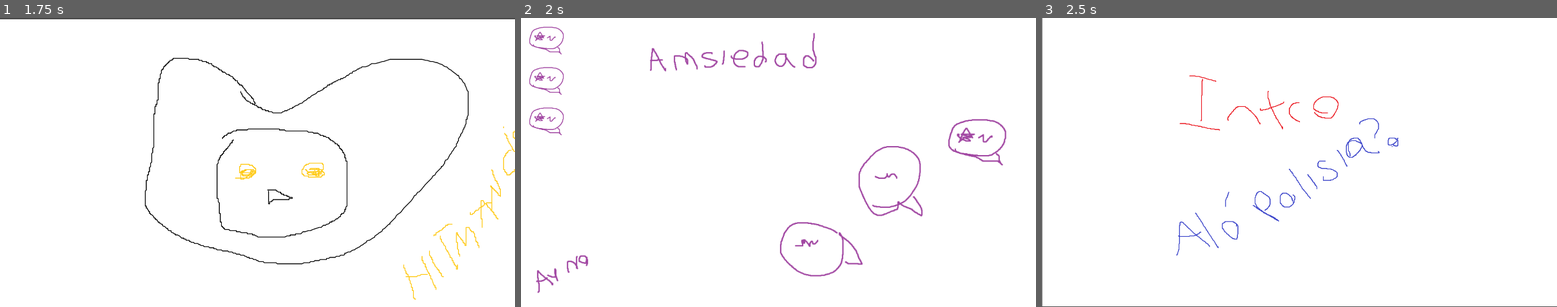
Above: before the commit, frames 1-3 (left to right).
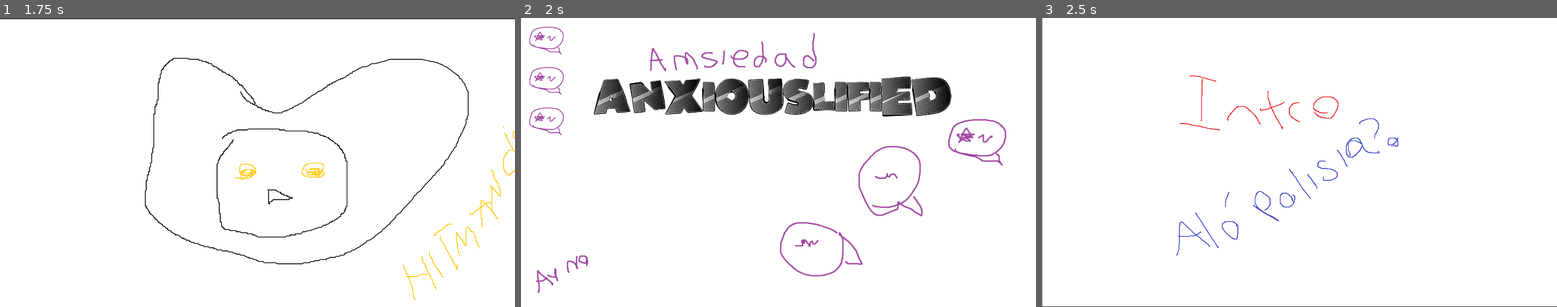
Above: after the commit, the same moments.

Repository: hitmancatgames/Juego-amsiedad
Game: Godot game, scene res://scenes/splashscreen/SplashScreen.tscn
Two runs of this game, one before a commit and one after it. Both use one fixed random seed, a clock stepped at 60 frames per second and the inputs below.
Inputs (mouse positions are in pixels of both pictures, inside the frame that each line leads up to):
- Up to frame 1 (1.75 s): tap Enter at 0.5 s; tap Space at 1.25 s
- Up to frame 2 (2 s): no input
- Up to frame 3 (2.5 s): click (1067, 38) at 2 s

Frame 1 is identical in both runs. In frame 2, 6.7% of the frame differs, in the area x 14-84%, y 20-35%; in frame 3, nothing differs.

Commit message:
game-name

Diff:
--- a/scenes/game-menu/Menu.tscn
+++ b/scenes/game-menu/Menu.tscn
@@ -1,15 +1,22 @@
-[gd_scene load_steps=5 format=2]
+[gd_scene load_steps=12 format=2]
 
 [ext_resource path="res://assets/game-menu/menu_button_1.png" type="Texture" id=1]
 [ext_resource path="res://assets/game-menu/menu_bg.png" type="Texture" id=2]
 [ext_resource path="res://scenes/game-menu/Menu.gd" type="Script" id=3]
+[ext_resource path="res://assets/game-menu/name-animation/Title_sprite_1.png" type="Texture" id=4]
+[ext_resource path="res://assets/game-menu/name-animation/Title_sprite_2.png" type="Texture" id=5]
+[ext_resource path="res://assets/game-menu/name-animation/Title_sprite_4.png" type="Texture" id=6]
+[ext_resource path="res://assets/game-menu/name-animation/Title_sprite_3.png" type="Texture" id=7]
+[ext_resource path="res://assets/game-menu/name-animation/Title_sprite_7.png" type="Texture" id=8]
+[ext_resource path="res://assets/game-menu/name-animation/Title_sprite_5.png" type="Texture" id=9]
+[ext_resource path="res://assets/game-menu/name-animation/Title_sprite_6.png" type="Texture" id=10]
 
 [sub_resource type="SpriteFrames" id=1]
 animations = [ {
-"frames": [  ],
+"frames": [ ExtResource( 4 ), ExtResource( 5 ), ExtResource( 7 ), ExtResource( 6 ), ExtResource( 9 ), ExtResource( 10 ), ExtResource( 8 ) ],
 "loop": true,
-"name": "default",
-"speed": 5.0
+"name": "change-name",
+"speed": 3.0
 } ]
 
 [node name="Menu" type="Node2D"]
@@ -42,7 +49,10 @@
 texture_normal = ExtResource( 1 )
 
 [node name="Name" type="AnimatedSprite" parent="ContainerButtons"]
+position = Vector2( 938, 294 )
 frames = SubResource( 1 )
+animation = "change-name"
+frame = 3
 playing = true
 
 [connection signal="pressed" from="ContainerButtons/PlayButton" to="." method="_on_PlayButton_pressed"]
--- a/scenes/level-party/LevelParty.tscn
+++ b/scenes/level-party/LevelParty.tscn
@@ -16,6 +16,7 @@
 [node name="HBoxContainer" type="HBoxContainer" parent="."]
 anchor_bottom = 1.0
 margin_right = 1112.0
+alignment = 1
 
 [node name="RespButton" type="TextureButton" parent="HBoxContainer"]
 margin_right = 182.0
Binary file added: assets/game-menu/name-animation/Title_sprite_1.png
Not shown, added: assets/game-menu/name-animation/Title_sprite_1.png.import
Binary file added: assets/game-menu/name-animation/Title_sprite_2.png
Not shown, added: assets/game-menu/name-animation/Title_sprite_2.png.import
Binary file added: assets/game-menu/name-animation/Title_sprite_3.png
Not shown, added: assets/game-menu/name-animation/Title_sprite_3.png.import
Binary file added: assets/game-menu/name-animation/Title_sprite_4.png
Not shown, added: assets/game-menu/name-animation/Title_sprite_4.png.import
Binary file added: assets/game-menu/name-animation/Title_sprite_5.png
Not shown, added: assets/game-menu/name-animation/Title_sprite_5.png.import
Binary file added: assets/game-menu/name-animation/Title_sprite_6.png
Not shown, added: assets/game-menu/name-animation/Title_sprite_6.png.import
(and 2 more such lines)
